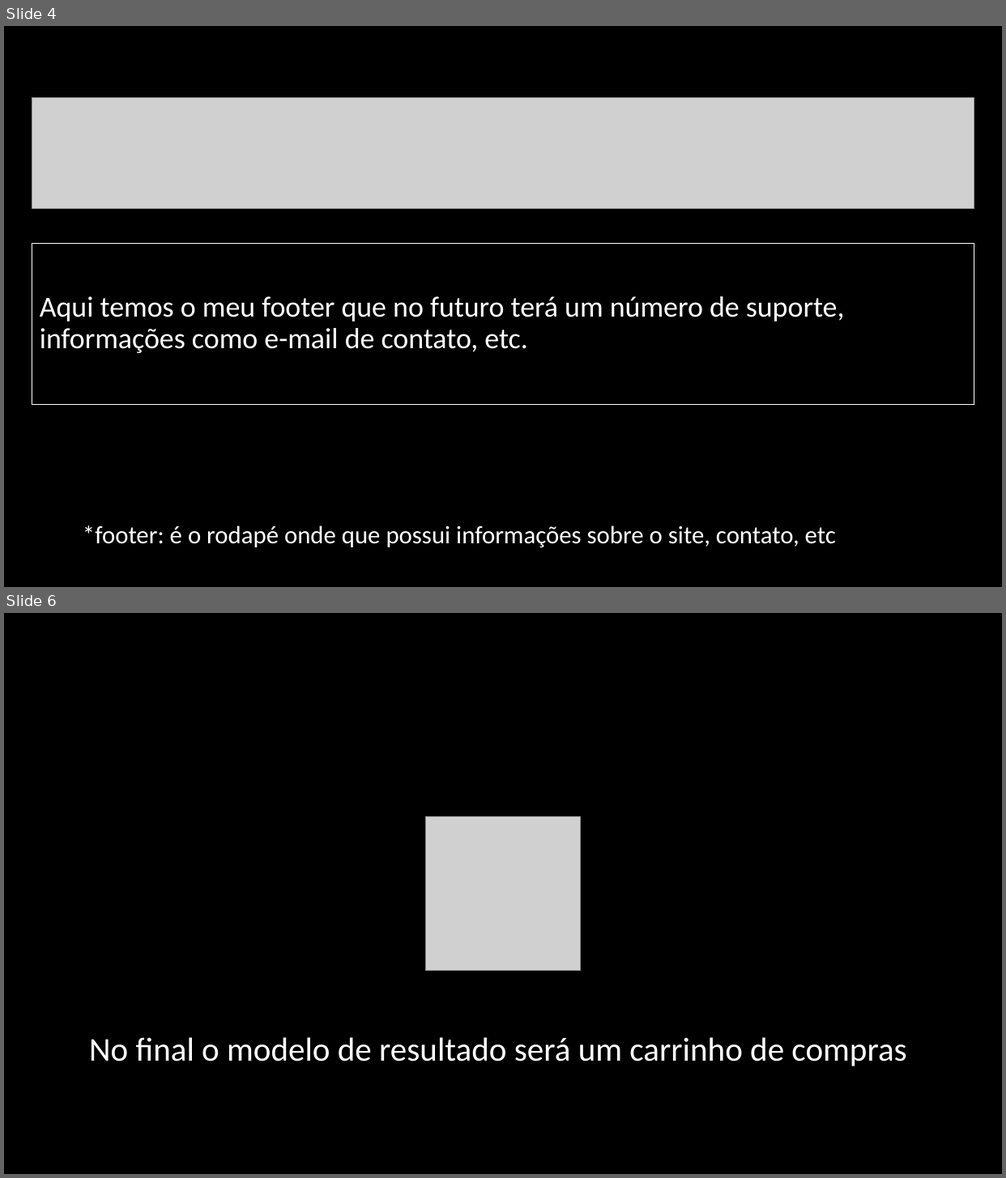
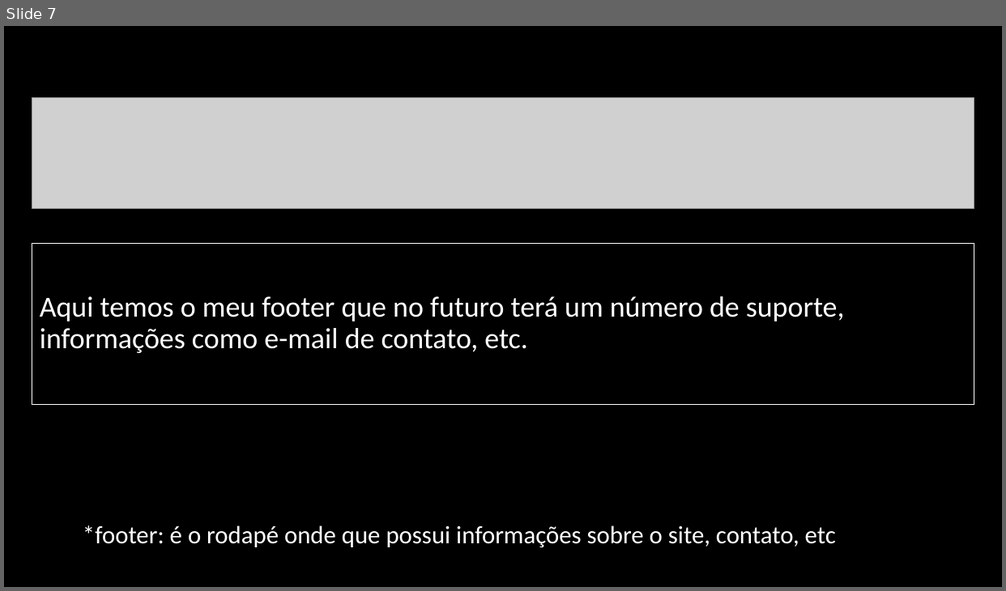
Before and after one commit to DANIELKENTARO/3-ano-analise, a slide deck: Pré-Projeto.pptx. Shown one above the other, each under a label of ours: slides 4 and 6 before the commit, slide 7 after it; the slides between them are not shown. The pictures are 1006x1178 and 1006x591 pixels, drawn with LibreOffice and Linux fonts; fonts in the diff are those of the drawing; grey boxes stand for pictures. Boxes give left, top, right and bottom in pixels: in the first picture for what was removed or moved away, otherwise in the second. Text is boxed around its words. In the diff, an @@ line names an element or a change of style, - is before the commit and + after.

```diff
--- a/Pré-Projeto.pptx
+++ b/Pré-Projeto.pptx
@@ slide 6 removed at <box>4,613,1002,1174</box>, background #000000 @@
@@ picture removed at <box>425,816,580,971</box> @@
@@ text removed at <box>89,1037,906,1067</box> @@
-No final o modelo de resultado será um carrinho de compras
@@ what was slide 4 is now slide 7 @@
```
Also in this commit, not shown: 3 slides changed, 5 slides added.
